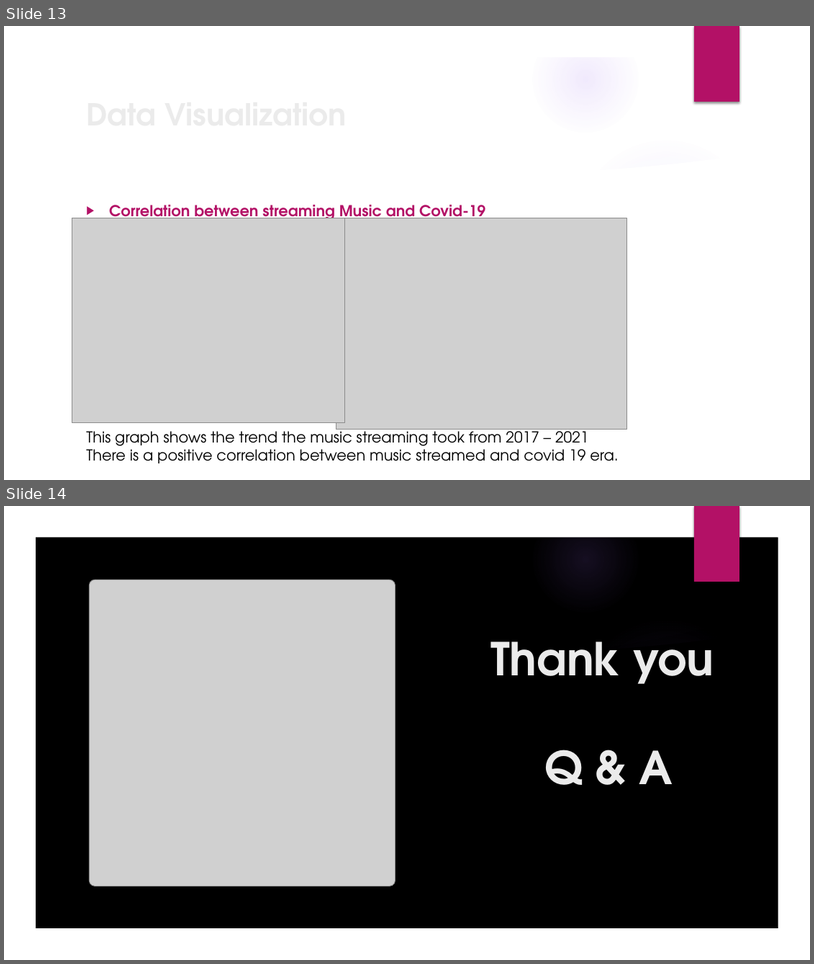
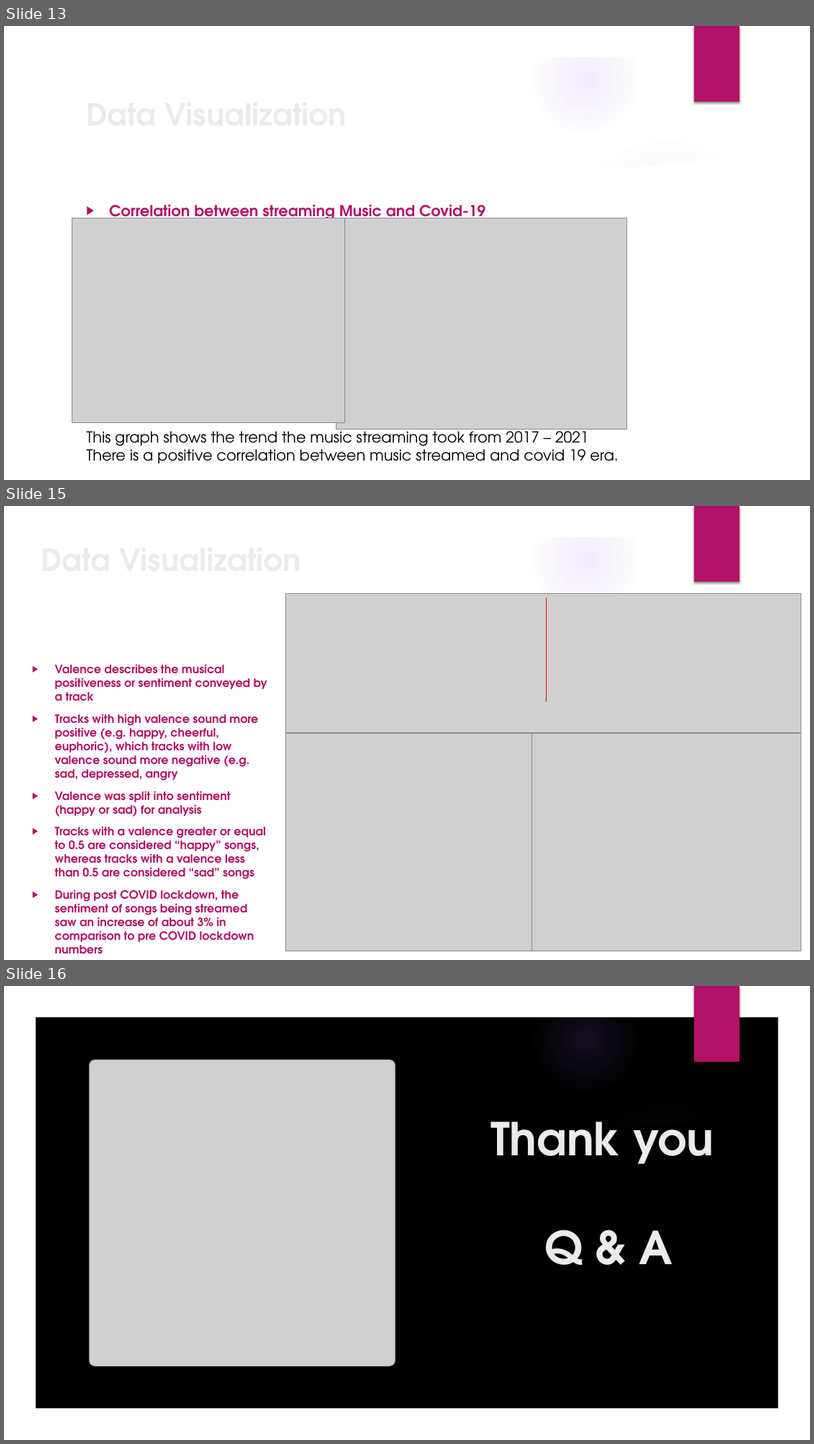
Before and after one commit to The-Music-Notes/Music_Data, a slide deck: Music Notes 2024.pptx. Shown one above the other, each under a label of ours: slides 13 and 14 before the commit, slides 13, 15 and 16 after it; the slides between them are not shown. The pictures are 814x964 and 814x1444 pixels, drawn with LibreOffice and Linux fonts; fonts in the diff are those of the drawing; grey boxes stand for pictures; background and template pictures are left out. Boxes give left, top, right and bottom in pixels: in the first picture for what was removed or moved away, otherwise in the second. Text is boxed around its words. In the diff, an @@ line names an element or a change of style, - is before the commit and + after.

Commit message:
Final

```diff
--- a/Music Notes 2024.pptx
+++ b/Music Notes 2024.pptx
@@ slide 15 added at box(4, 506, 810, 960), background picture (left out); not listed: 8 template elements that a slide beside it also shows @@
@@ title added at box(35, 536, 615, 582), 36 pt, text #EBEBEB, bold @@
+Data Visualization
@@ picture added at box(286, 593, 801, 732) @@
@@ line added from (547, 701) to (547, 598), #FF0000 0.75 pt @@
@@ text added at box(55, 664, 268, 953), 13.6 pt, text #B31166, bold @@
+▶ Valence describes the musical positiveness or sentiment conveyed by a track
+▶ Tracks with high valence sound more positive (e.g. happy, cheerful, euphoric), which tracks with low valence sound more negative (e.g. sad, depressed, angry
+▶ Valence was split into sentiment (happy or sad) for analysis
+▶ Tracks with a valence greater or equal to 0.5 are considered “happy” songs, whereas tracks with a valence less than 0.5 are considered “sad” songs
+▶ During post COVID lockdown, the sentiment of songs being streamed saw an increase of about 3% in comparison to pre COVID lockdown numbers
@@ picture added at box(286, 733, 532, 951) @@
@@ picture added at box(532, 733, 802, 951) @@
@@ what was slide 14 is now slide 16 @@
```
Also in this commit, not shown: 1 other slide added.
